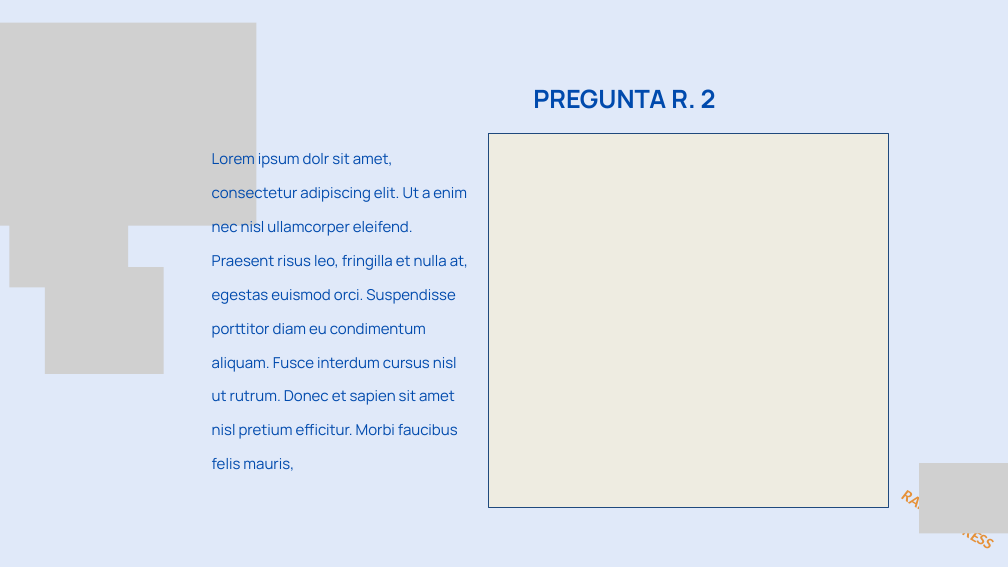
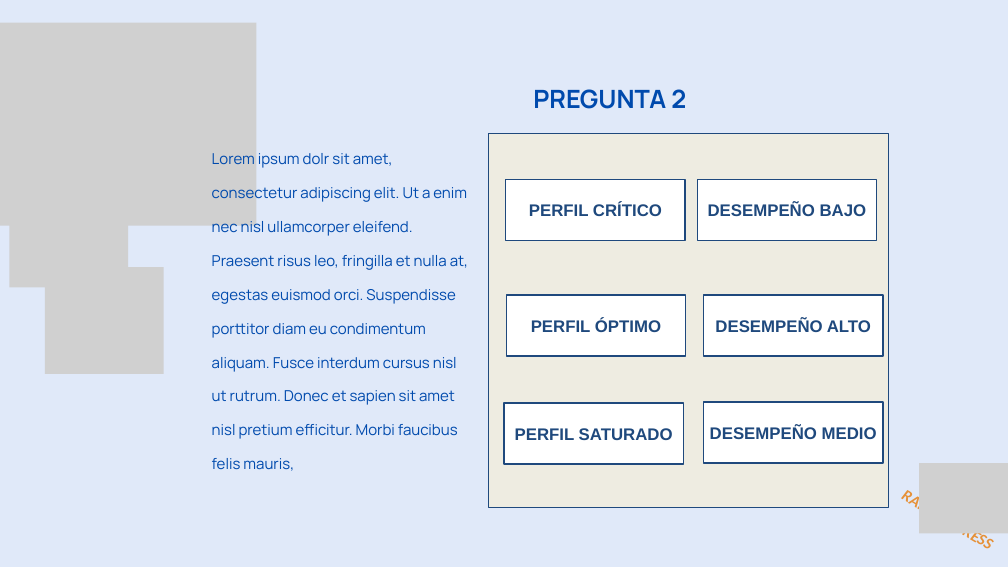
Before and after one commit to ITACADEMYprojectes/ProjecteData, a slide deck: slide 6 of Equip_28/Results/Analisis_PAP_and_ABL_RapidExpres_2026_04_05.pptx. Drawn at 1008x567 pixels with LibreOffice and Linux fonts; fonts in the diff are those of the drawing; grey boxes stand for pictures. Boxes give left, top, right and bottom in pixels: in the first picture for what was removed or moved away, otherwise in the second. Text is boxed around its words. In the diff, an @@ line names an element or a change of style, - is before the commit and + after.

```diff
--- a/Equip_28/Results/Analisis_PAP_and_ABL_RapidExpres_2026_04_05.pptx
+++ b/Equip_28/Results/Analisis_PAP_and_ABL_RapidExpres_2026_04_05.pptx
@@ text at <box>533,89,686,109</box>: text changed @@
-PREGUNTA R. 2
+PREGUNTA 2
@@ rectangle added at <box>506,179,685,240</box>, fill #FFFFFF, outline #1F497D 2 pt, 24 pt, text #1F497D, bold @@
+PERFIL CRÍTICO
@@ rectangle added at <box>697,179,876,240</box>, fill #FFFFFF, outline #1F497D 2 pt, 24 pt, text #1F497D, bold @@
+DESEMPEÑO BAJO
@@ rectangle added at <box>507,295,686,356</box>, fill #FFFFFF, outline #1F497D 2 pt, 24 pt, text #1F497D, bold @@
+PERFIL ÓPTIMO
@@ rectangle added at <box>704,295,883,356</box>, fill #FFFFFF, outline #1F497D 2 pt, 24 pt, text #1F497D, bold @@
+DESEMPEÑO ALTO
@@ rectangle added at <box>504,403,683,464</box>, fill #FFFFFF, outline #1F497D 2 pt, 24 pt, text #1F497D, bold @@
+PERFIL SATURADO
@@ rectangle added at <box>704,402,883,463</box>, fill #FFFFFF, outline #1F497D 2 pt, 24 pt, text #1F497D, bold @@
+DESEMPEÑO MEDIO
```
Also in this commit, not shown: 1 other slide changed, 1 other file.
